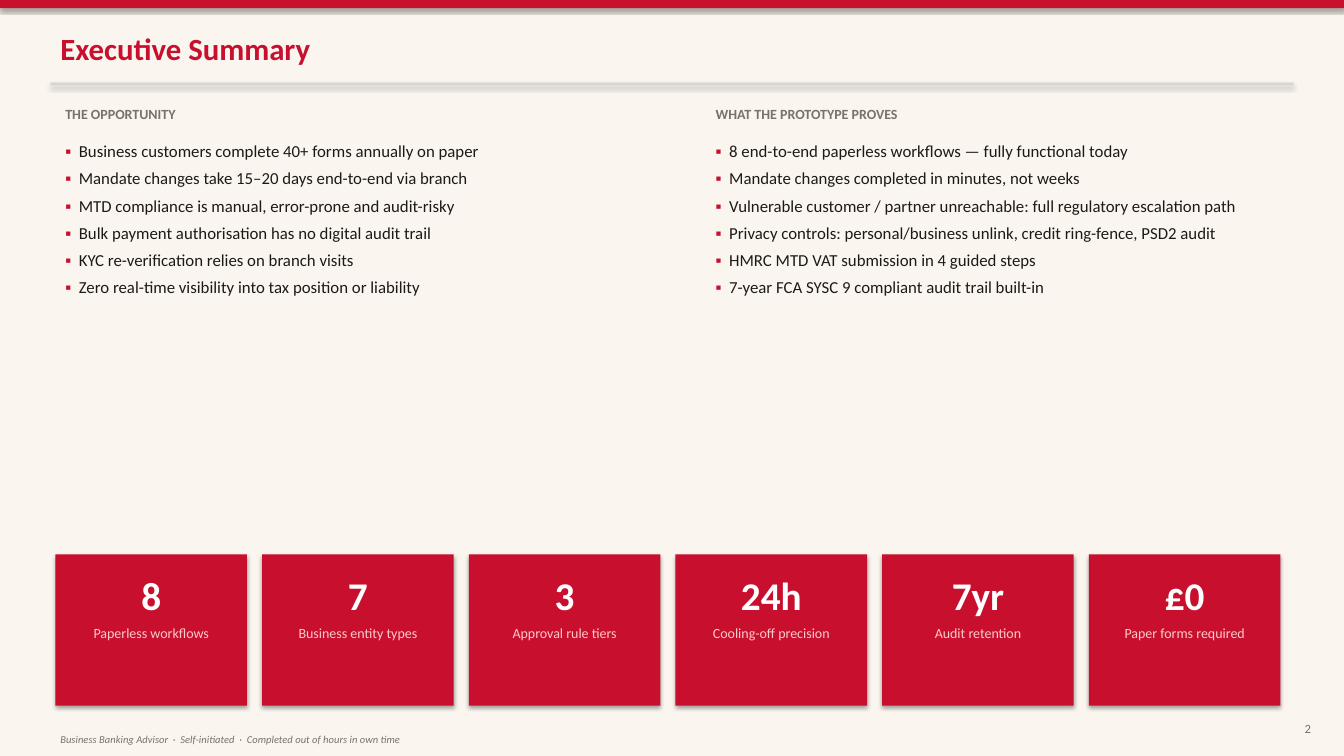
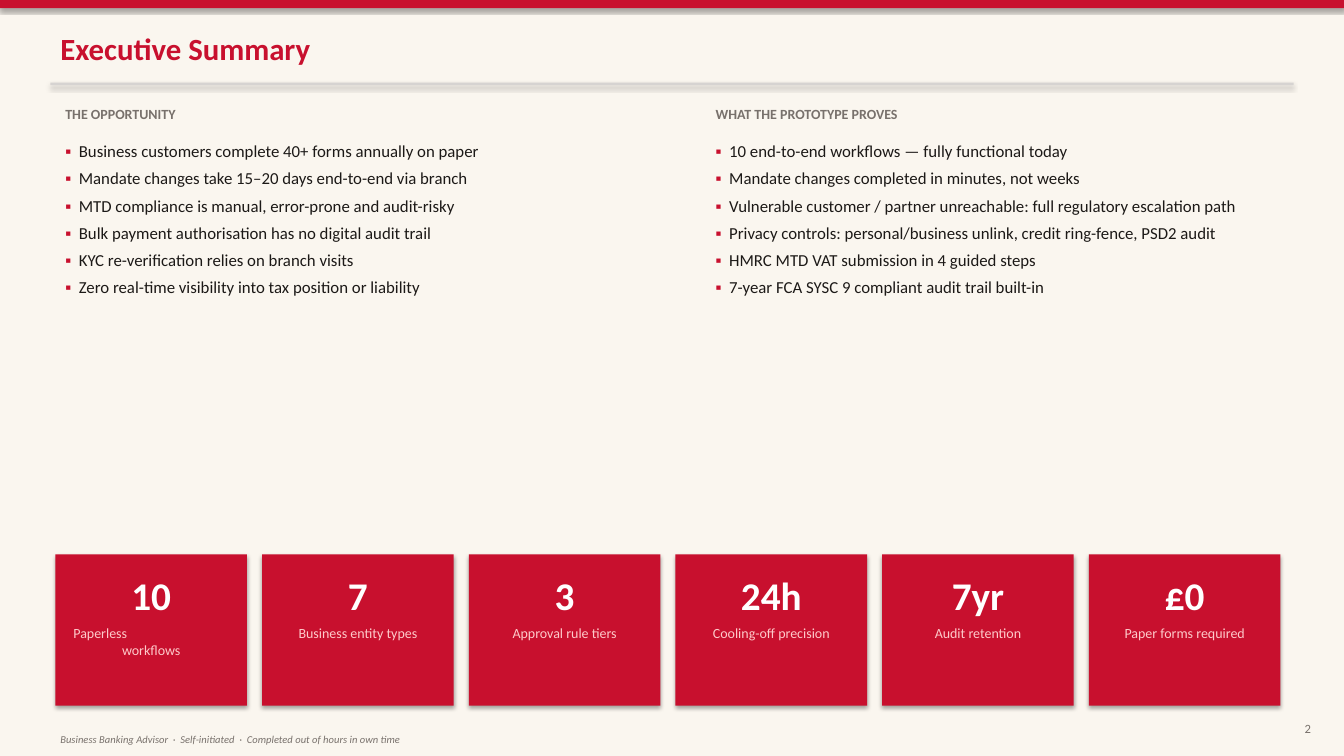
Before and after one commit to imscots-ui/santander, a slide deck: slide 2 of Santander_Digital_Banking_Future.pptx. Drawn at 1344x756 pixels with LibreOffice and Linux fonts; fonts in the diff are those of the drawing. Boxes give left, top, right and bottom in pixels: in the first picture for what was removed or moved away, otherwise in the second. Text is boxed around its words. In the diff, an @@ line names an element or a change of style, - is before the commit and + after.

```diff
--- a/Santander_Digital_Banking_Future.pptx
+++ b/Santander_Digital_Banking_Future.pptx
@@ text at (729,145,1067,160): text changed @@
-▪ 8 end-to-end paperless workflows — fully functional today
+▪ 10 end-to-end workflows — fully functional today
@@ text at (131,584,171,611): text changed @@
-8
+10
@@ text "Paperless workflows" rewrapped from (94,628,208,641) to (73,628,180,655) @@
```
Also in this commit, not shown: 10 other slides changed, 1 slide added, 7 other files.
